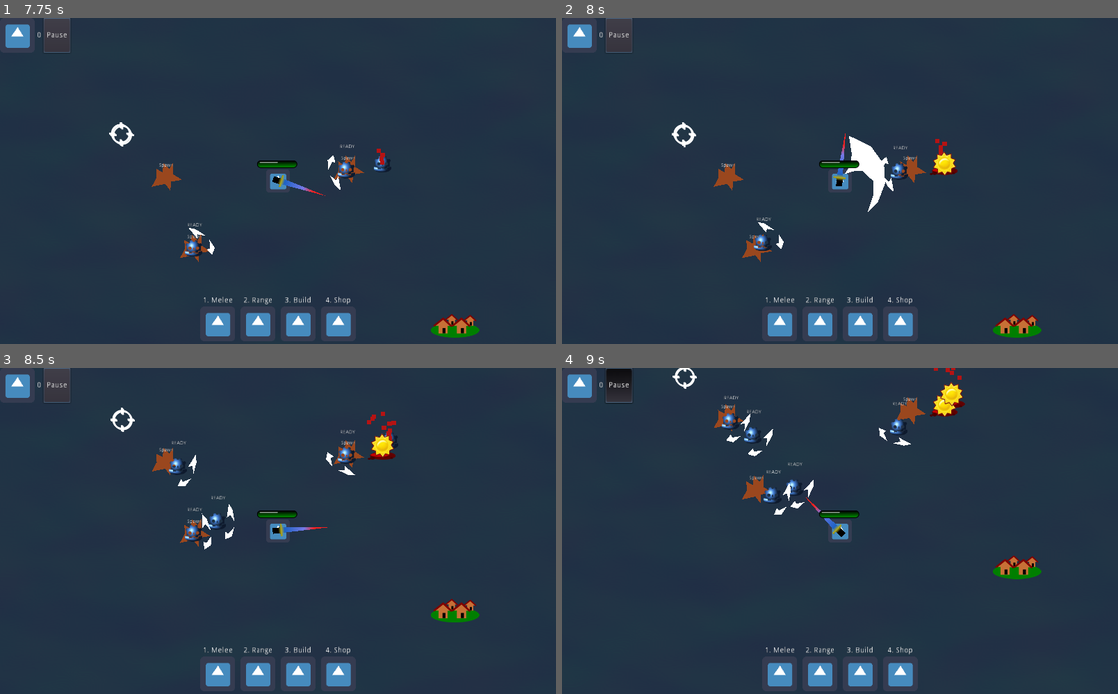
Above: before the commit, frames 1-4 (two rows, left to right).
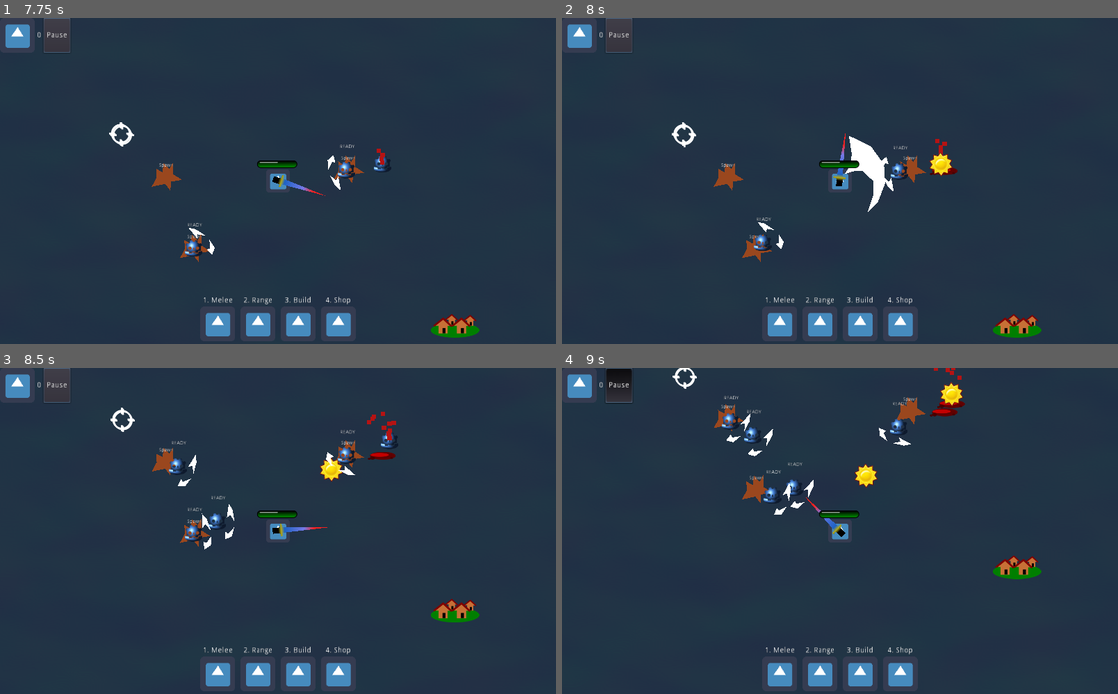
Above: after the commit, the same moments.

Repository: smclaughlan/GWJ52
Game: Godot game, scene res://Main.tscn
The game is run twice, just before and just after one commit, with the same random seed, the same clock (stepped at 60 frames per second) and the same inputs. The engine's default icon, where the game draws it, is replaced by a stand-in: a white triangle on a blue panel in a dark square.
Inputs (mouse positions are in pixels of both pictures, inside the frame that each line leads up to):
- Up to frame 1 (7.75 s): click "Play" at 0.5 s; click (216, 324) at 1.27 s; click "Pause" at 2 s; click "Resume" at 2.75 s; move the mouse to (400, 164) at 3.52 s; hold Space (right_hand) 3.53-4.28 s; tap G (build) every 0.75 s from 3.6 to 7.35 s; move the mouse to (166, 197) at 4.27 s; hold Down (ui_down) 4.28-5.03 s; tap Enter at 5 s; move the mouse to (333, 109) at 5.02 s; hold Space (right_hand) 5.03-5.78 s; move the mouse to (250, 246) at 5.77 s; hold Up (ui_up) 5.78-6.53 s; move the mouse to (444, 229) at 6.52 s; hold R (left_hand) from 6.53 s (still down); move the mouse to (111, 132) at 7.27 s
- Up to frame 2 (8 s): keep holding R (left_hand)
- Up to frame 3 (8.5 s): move the mouse to (305, 531) at 8.02 s; release R (left_hand) at 8.03 s; hold Down (ui_down) from 8.03 s (still down); tap G (build) at 8.1 s
- Up to frame 4 (9 s): move the mouse to (756, 449) at 8.77 s; release Down (ui_down) at 8.78 s; hold Space (right_hand) from 8.78 s (still down); tap G (build) at 8.85 s

Frame 1 is identical in both runs. In frame 2, 0.2% of the frame differs, in the area x 66-71%, y 40-49%; in frame 3, 0.4%, in the area x 57-71%, y 20-35%; in frame 4, 0.3%.

Commit message:
Reattached `PickupRadius` script

Diff:
--- a/GodotProject/Scenes/Player/PlayerAvatar.tscn
+++ b/GodotProject/Scenes/Player/PlayerAvatar.tscn
@@ -9,6 +9,7 @@
 [ext_resource path="res://Scenes/Objects/Tools/ConstructionWrench.tscn" type="PackedScene" id=7]
 [ext_resource path="res://Scenes/GUI/HUD.tscn" type="PackedScene" id=8]
 [ext_resource path="res://Scenes/Objects/Weapons/Sword.tscn" type="PackedScene" id=9]
+[ext_resource path="res://Scenes/Player/PickupRadius.gd" type="Script" id=10]
 
 [sub_resource type="RectangleShape2D" id=1]
 extents = Vector2( 31, 31.5 )
@@ -68,7 +69,7 @@
 [node name="PickupRadius" type="Area2D" parent="."]
 collision_layer = 128
 collision_mask = 64
-script = ExtResource( 9 )
+script = ExtResource( 10 )
 
 [node name="CollisionShape2D" type="CollisionShape2D" parent="PickupRadius"]
 shape = SubResource( 2 )
Not shown: 1 places in GodotProject/Scenes/Player/PlayerAvatar.tscn that only renumber resources
